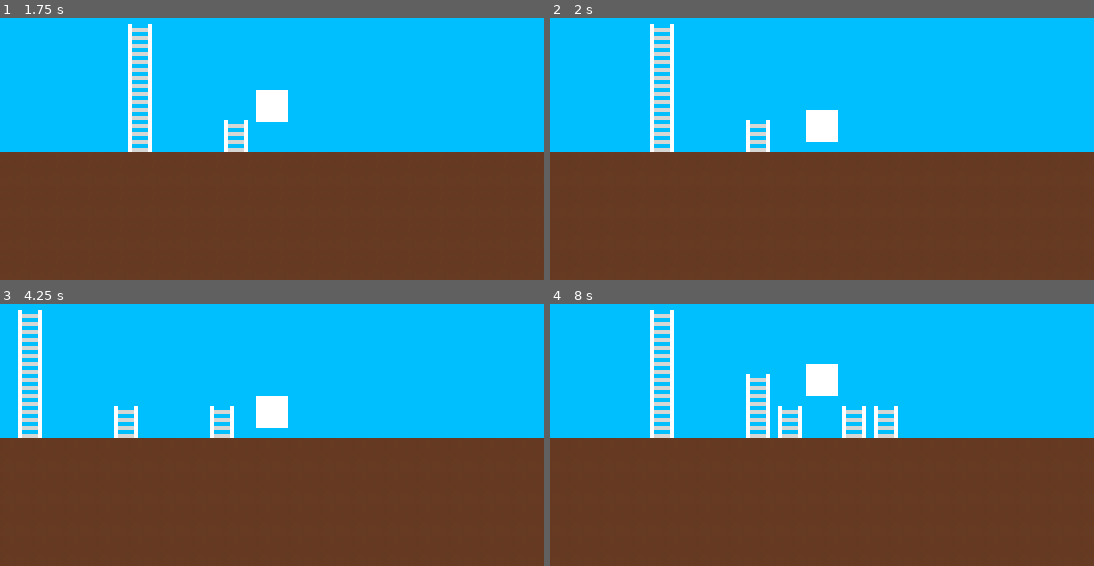
Above: before the commit, frames 1-4 (two rows, left to right).
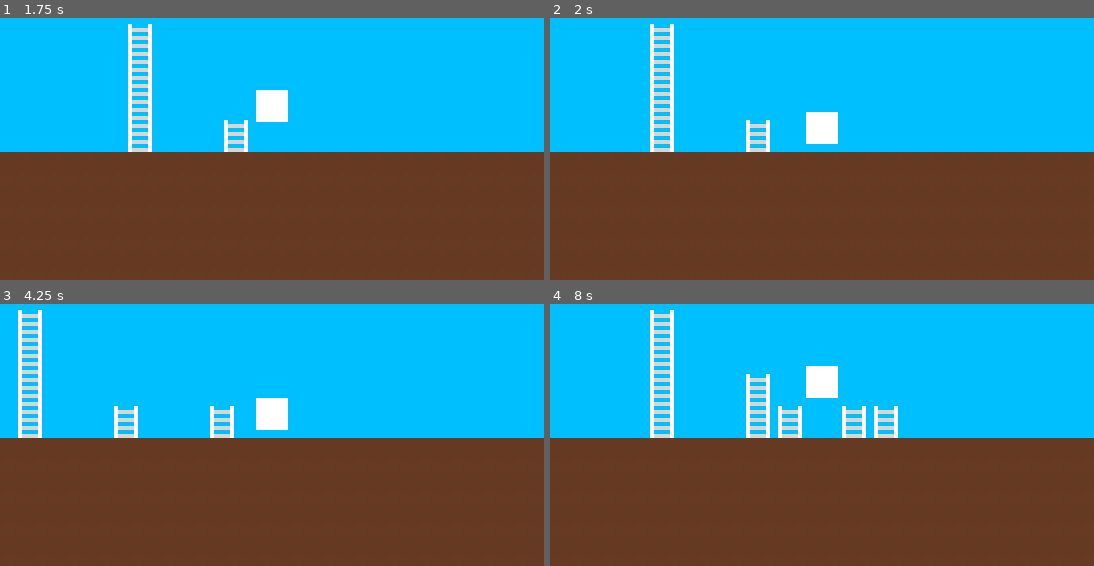
Above: after the commit, the same moments.

Repository: NxtCreator/Entrenched
Game: Godot game, scene res://scenes/main.tscn
The game is run twice, just before and just after one commit, with the same random seed, the same clock (stepped at 60 frames per second) and the same inputs.
Inputs (mouse positions are in pixels of both pictures, inside the frame that each line leads up to):
- Up to frame 1 (1.75 s): tap Enter at 0.5 s; move the mouse to (391, 122) at 0.52 s; hold Right (ui_right) from 0.53 s (still down); tap Alt at 0.6 s; click (391, 122) at 0.67 s; tap Up (ui_up) at 0.77, 1.52 s; move the mouse to (163, 151) at 1.27 s; tap Shift at 1.35 s
- Up to frame 2 (2 s): keep holding Right (ui_right)
- Up to frame 3 (4.25 s): move the mouse to (326, 359) at 2.02 s; release Right (ui_right) at 2.03 s; hold Left (ui_left) 2.03-2.78 s; tap Alt at 2.1, 3.6 s; move the mouse to (244, 479) at 2.77 s; hold Right (ui_right) from 2.78 s (still down); tap Shift at 2.85 s; click (244, 479) at 2.92 s; tap Up (ui_up) at 3.02, 3.77 s; move the mouse to (435, 466) at 3.52 s
- Up to frame 4 (8 s): move the mouse to (658, 379) at 4.27 s; release Right (ui_right) at 4.28 s; hold Left (ui_left) 4.28-5.03 s; tap Shift at 4.35, 5.85, 7.35 s; tap Up (ui_up) at 4.52, 6.02, 6.77, 7.52 s; move the mouse to (849, 421) at 5.02 s; hold Right (ui_right) 5.03-5.78 s; tap Alt at 5.1, 6.6 s; click (849, 421) at 5.17 s; move the mouse to (740, 351) at 5.77 s; hold Left (ui_left) 5.78-7.28 s; move the mouse to (941, 408) at 6.52 s; move the mouse to (713, 437) at 7.27 s; hold Right (ui_right) from 7.28 s (still down); click (713, 437) at 7.42 s

Frame 1 is identical in both runs. In frame 2, less than 0.1% of the frame differs, in the area x 47-53%, y 35-49%; in frame 3, less than 0.1%; in frame 4, less than 0.1%.

Commit message:
Fix stuck ladder step: treat arrival within 1px as done so floors can't trap the player

Diff:
--- a/scripts/player.gd
+++ b/scripts/player.gd
@@ -49,7 +49,7 @@
 	velocity.y = 0.0
 	if stepping:
 		velocity.y = step_dir * CLIMB_SPEED
-		if (global_position.y - climb_target) * step_dir >= 0.0:
+		if (global_position.y - climb_target) * step_dir >= -1.0:
 			global_position.y = climb_target
 			stepping = false
 			velocity.y = 0.0
